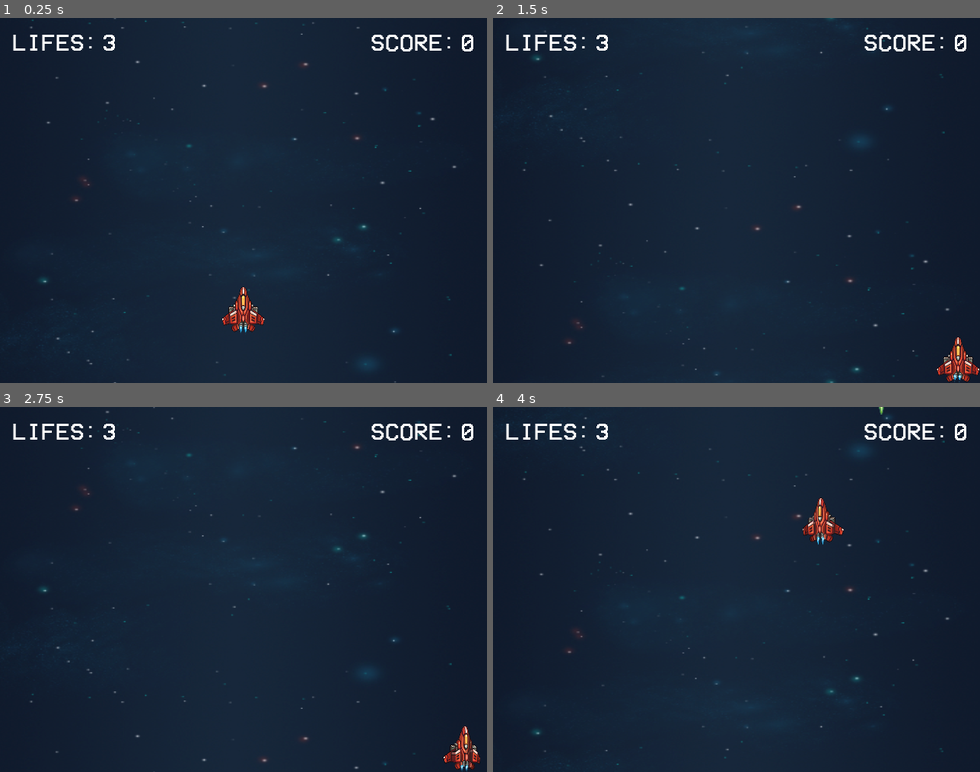
Above: before the commit, frames 1-4 (two rows, left to right).
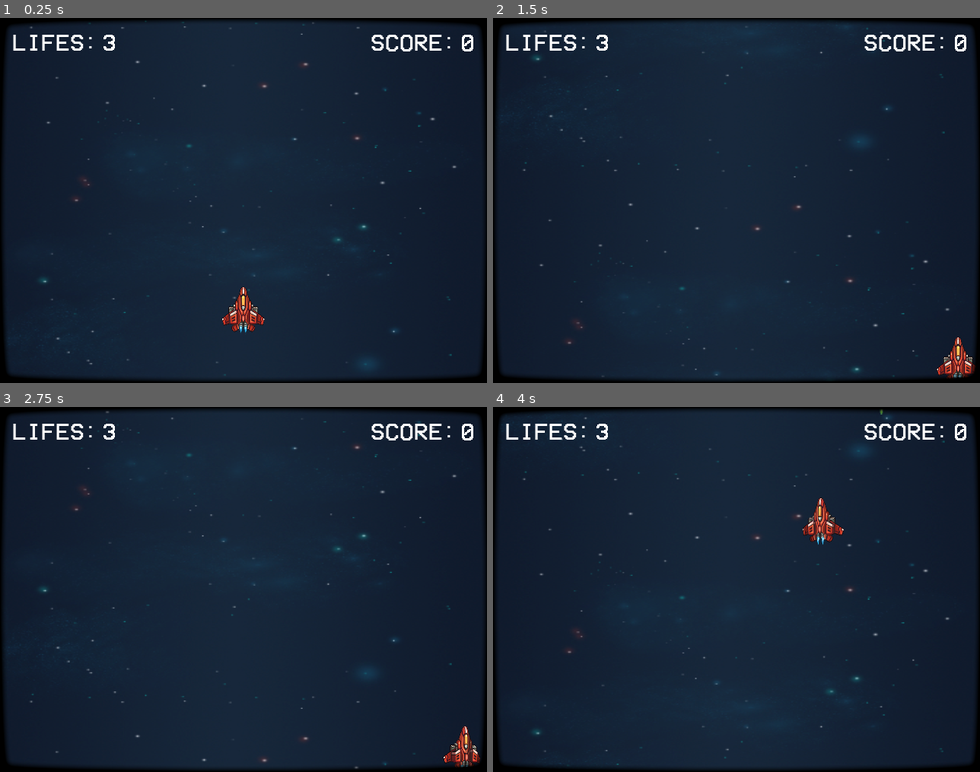
Above: after the commit, the same moments.

Repository: GArmane/vaporspace
Game: Godot game, scene res://src/scenes/stages/Main.tscn
The game is run twice, just before and just after one commit, with the same random seed, the same clock (stepped at 60 frames per second) and the same inputs. Sound files missing from this copy of the repository are replaced by a short silence.
Inputs:
- Up to frame 1 (0.25 s): no input
- Up to frame 2 (1.5 s): hold Right (ui_right) 0.53-1.28 s; tap Space (ui_select) at 0.77 s; hold Down (ui_down) from 1.28 s (still down)
- Up to frame 3 (2.75 s): tap Space (ui_select) at 1.52 s; release Down (ui_down) at 2.03 s; hold Right (ui_right) from 2.03 s (still down)
- Up to frame 4 (4 s): release Right (ui_right) at 2.78 s; hold Up (ui_up) 2.78-3.53 s; tap Space (ui_select) at 3.02, 3.77 s; hold Left (ui_left) from 3.53 s (still down)

The runs differ from the first frame. In frame 1, 3.7% of the frame differs, in the area x 0-100%, y 0-100%; in frame 2, 3.7%; in frame 3, 3.7%; in frame 4, 3.7%.

Commit message:
feat(src/scenes/stages/main): add crt frame texture to whole screen

Diff:
--- a/src/scenes/stages/Main.tscn
+++ b/src/scenes/stages/Main.tscn
@@ -10,6 +10,7 @@
 [ext_resource path="res://src/music/Meavy Boy - Compassion.wav" type="AudioStream" id=8]
 [ext_resource path="res://src/scenes/entities/components/EnemySpawner.tscn" type="PackedScene" id=9]
 [ext_resource path="res://src/scenes/entities/actors/enemies/Kamikaze.tscn" type="PackedScene" id=10]
+[ext_resource path="res://src/textures/crt_frame.png" type="Texture" id=11]
 
 [sub_resource type="SegmentShape2D" id=1]
 b = Vector2( 640, 0 )
@@ -42,6 +43,15 @@
 
 [node name="GameOverUI" parent="CanvasLayer" instance=ExtResource( 6 )]
 visible = false
+
+[node name="CRTFrame" type="TextureRect" parent="CanvasLayer"]
+margin_right = 641.0
+margin_bottom = 480.0
+texture = ExtResource( 11 )
+expand = true
+__meta__ = {
+"_edit_use_anchors_": false
+}
 
 [node name="Timers" type="Node" parent="."]
 
Not shown: 1 places in src/scenes/stages/Main.tscn that only renumber resources
Binary file added: src/textures/crt_frame.png
Not shown, added: src/textures/crt_frame.png.import
Binary file added: src/textures/white.png
Not shown, added: src/textures/white.png.import
